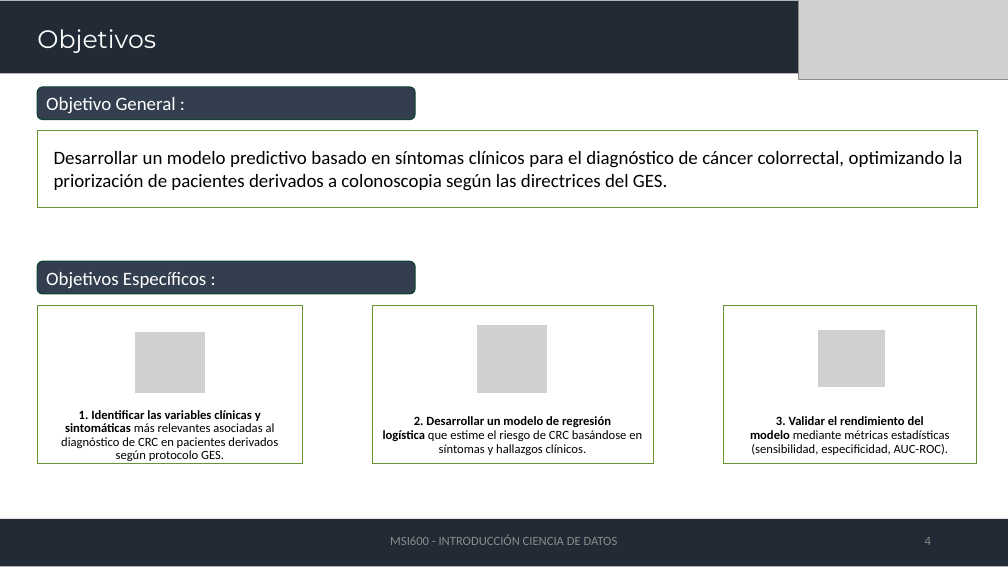
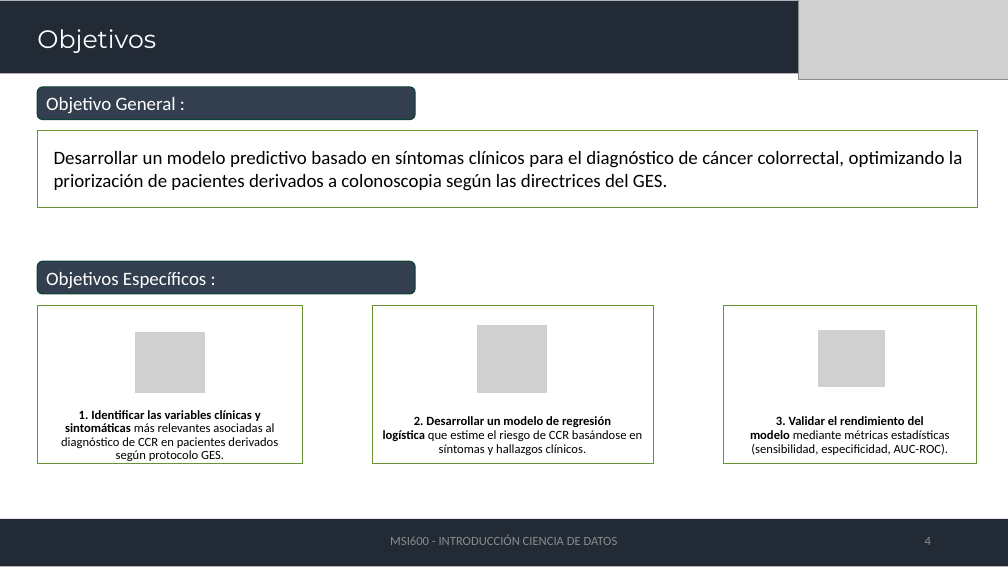
Before and after one commit to bguzmanm/MII-Ciencia-Datos-T001, a slide deck: slide 4 of material/PRESENTACION/cienciadedatosaplicada_investigacion.pptx. Drawn at 1008x567 pixels with LibreOffice and Linux fonts; fonts in the diff are those of the drawing; grey boxes stand for pictures. Boxes give left, top, right and bottom in pixels: in the first picture for what was removed or moved away, otherwise in the second. Text is boxed around its words. In the diff, an @@ line names an element or a change of style, - is before the commit and + after.

```diff
--- a/material/PRESENTACION/cienciadedatosaplicada_investigacion.pptx
+++ b/material/PRESENTACION/cienciadedatosaplicada_investigacion.pptx
@@ text at (x1=61, y1=410, x2=278, y2=461): text changed @@
-1. Identificar las variables clínicas y sintomáticas más relevantes asociadas al diagnóstico de CRC en pacientes derivados según protocolo GES.
+1. Identificar las variables clínicas y sintomáticas más relevantes asociadas al diagnóstico de CCR en pacientes derivados según protocolo GES.
@@ text at (x1=383, y1=416, x2=642, y2=455): text changed @@
-2. Desarrollar un modelo de regresión logística que estime el riesgo de CRC basándose en síntomas y hallazgos clínicos.
+2. Desarrollar un modelo de regresión logística que estime el riesgo de CCR basándose en síntomas y hallazgos clínicos.
```
Also in this commit, not shown: 7 other slides changed.
